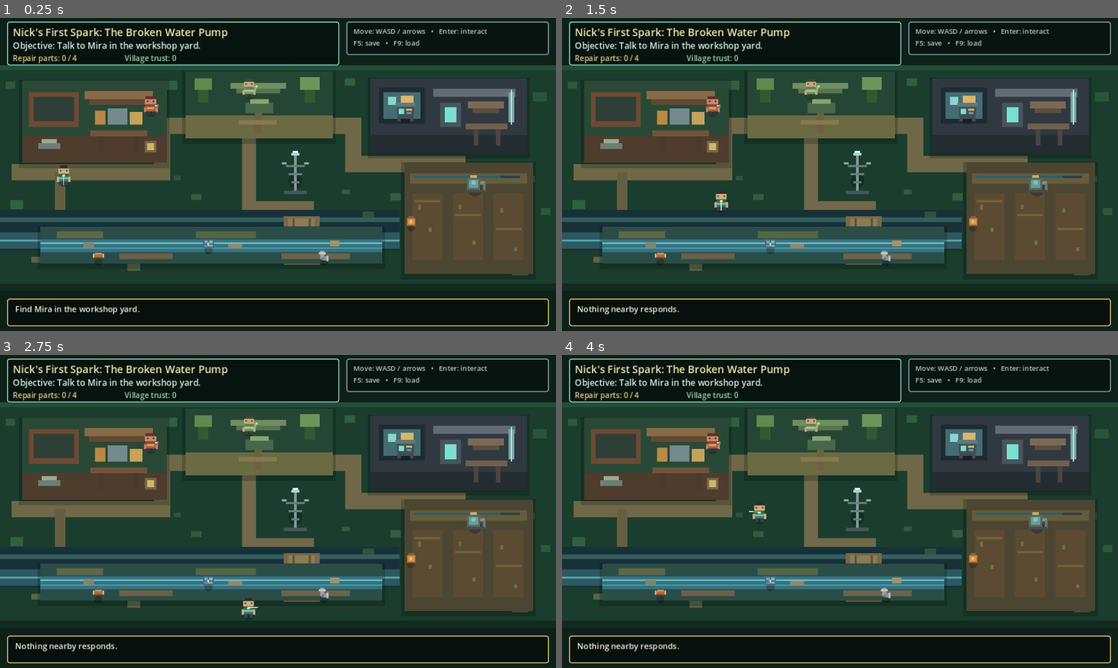
Above: before the commit, frames 1-4 (two rows, left to right).
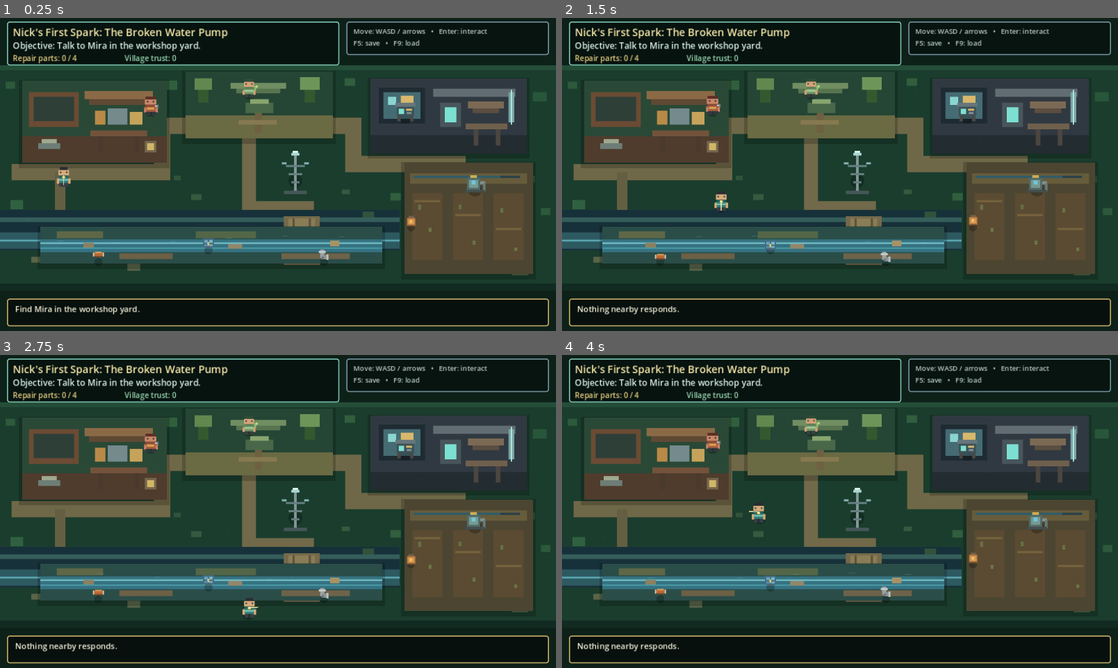
Above: after the commit, the same moments.

Repository: ndrorchestration/nick-luminous-valley
Game: Godot game, scene res://scenes/world/main.tscn
The game is run twice, just before and just after one commit, with the same random seed, the same clock (stepped at 60 frames per second) and the same inputs.
Inputs:
- Up to frame 1 (0.25 s): no input
- Up to frame 2 (1.5 s): tap Enter at 0.5, 0.6, 1.35 s; hold Right (ui_right) 0.53-1.28 s; tap Space at 0.77 s; hold Down (ui_down) from 1.28 s (still down)
- Up to frame 3 (2.75 s): tap Space at 1.52 s; release Down (ui_down) at 2.03 s; hold Right (ui_right) from 2.03 s (still down); tap Enter at 2.1 s
- Up to frame 4 (4 s): release Right (ui_right) at 2.78 s; hold Up (ui_up) 2.78-3.53 s; tap Enter at 2.85, 3.6 s; tap Space at 3.02, 3.77 s; hold Left (ui_left) from 3.53 s (still down)

The runs differ from the first frame. In frame 1, 0.2% of the frame differs, in the area x 10-62%, y 24-78%; in frame 2, 0.2%; in frame 3, 0.2%; in frame 4, 0.2%, in the area x 16-75%, y 20-78%.

Commit message:
feat: add deterministic field motion and atmosphere

Diff:
--- a/scripts/world/world_renderer.gd
+++ b/scripts/world/world_renderer.gd
@@ -2,6 +2,7 @@
 
 const ASSET_MANIFEST_PATH := "res://data/visual_assets.json"
 const ASSET_CATALOG = preload("res://scripts/world/asset_catalog.gd")
+const MOTION_PROFILE_VERSION := 1
 
 var points: Array = []
 var inventory: Dictionary = {}
@@ -12,6 +13,7 @@
 var elapsed := 0.0
 var nearest_id := ""
 
+var motion_enabled := true
 var asset_manifest: Dictionary = {}
 var asset_textures: Dictionary = {}
 
@@ -55,12 +57,31 @@
 func _slot_texture(slot_id: String) -> Texture2D:
 	return asset_textures.get(slot_id, null)
 
-func _draw_slot(slot_id: String, center: Vector2, fallback_size: Vector2) -> bool:
+func _motion_phase(slot_id: String) -> float:
+	return deg_to_rad(float(abs(slot_id.hash()) % 360))
+
+func _motion_offset(slot_id: String, source_facing: Vector2, time_value: float) -> Vector2:
+	if not motion_enabled:
+		return Vector2.ZERO
+
+	var phase := _motion_phase(slot_id)
+	if slot_id == "player":
+		var direction := source_facing.normalized() if source_facing.length() > 0.001 else Vector2.DOWN
+		return direction * 1.5 + Vector2(0, sin(time_value * 8.0) * 1.4)
+	if slot_id in ["mira", "sora"]:
+		return Vector2(0, sin(time_value * 2.4 + phase) * 0.8)
+	if slot_id in ["wire", "solar", "pipe", "resin"]:
+		return Vector2(0, sin(time_value * 3.3 + phase) * 2.2)
+	if slot_id == "tower" and stage >= 5:
+		return Vector2(0, sin(time_value * 4.0) * 0.7)
+	return Vector2.ZERO
+
+func _draw_slot(slot_id: String, center: Vector2, fallback_size: Vector2, offset := Vector2.ZERO) -> bool:
 	var texture := _slot_texture(slot_id)
 	if texture == null:
 		return false
 	var size := ASSET_CATALOG.size_from_entry(_slot_entry(slot_id), fallback_size)
-	var rect := Rect2(center - size * 0.5, size)
+	var rect := Rect2(center + offset - size * 0.5, size)
 	draw_texture_rect(texture, rect, false)
 	return true
 
@@ -87,6 +108,32 @@
 
 func _draw_entity_shadow(pos: Vector2, radius: float) -> void:
 	draw_circle(pos + Vector2(0, 11), radius, Color(0, 0, 0, 0.24))
+
+func _draw_atmosphere() -> void:
+	if not motion_enabled:
+		return
+
+	for i in range(9):
+		var mote_x := 34.0 + fposmod(float(i * 113) + elapsed * 7.0, 892.0)
+		var mote_y := 116.0 + fposmod(float(i * 67) + sin(elapsed * 0.8 + float(i)) * 18.0, 320.0)
+		var mote_alpha := 0.025 + 0.025 * (0.5 + 0.5 * sin(elapsed * 1.7 + float(i)))
+		draw_circle(Vector2(mote_x, mote_y), 1.2, Color(0.82, 0.96, 0.84, mote_alpha))
+
+	for i in range(6):
+		var glint_x := 92.0 + fposmod(float(i * 97) + elapsed * 28.0, 540.0)
+		var glint_y := 382.0 + sin(elapsed * 2.0 + float(i)) * 6.0
+		draw_line(Vector2(glint_x, glint_y), Vector2(glint_x + 11.0, glint_y), Color(0.55, 0.90, 0.96, 0.16), 1.0)
+
+	if world_changed:
+		for i in range(8):
+			var garden_x := 716.0 + fposmod(float(i * 31) + elapsed * 10.0, 184.0)
+			var garden_y := 300.0 + fposmod(float(i * 47) - elapsed * 8.0, 116.0)
+			var pulse := 0.08 + 0.07 * (0.5 + 0.5 * sin(elapsed * 2.3 + float(i)))
+			draw_circle(Vector2(garden_x, garden_y), 1.6, Color(0.72, 1.0, 0.66, pulse))
+
+	if stage >= 5:
+		var sweep := 455.0 + fposmod(elapsed * 46.0, 110.0)
+		draw_line(Vector2(sweep, 112), Vector2(sweep + 18.0, 112), Color(0.68, 0.98, 1.0, 0.12), 1.0)
 
 func _draw() -> void:
 	draw_rect(Rect2(0, 0, 960, 540), Color("0e2119"))
@@ -124,6 +171,8 @@
 		var water_color := Color("6fc7dd") if world_changed else Color("315c68")
 		draw_line(Vector2(720, 286), Vector2(900, 286), water_color, 5.0 if world_changed else 2.0)
 
+	_draw_atmosphere()
+
 	if world_changed:
 		var shimmer := 3.0 + sin(elapsed * 5.0) * 1.5
 		draw_circle(Vector2(820, 285), 21.0 + shimmer, Color(0.3, 0.75, 0.85, 0.10))
@@ -148,7 +197,8 @@
 		if nearest_id == point_id:
 			draw_circle(point.pos, 24.0 + sin(elapsed * 6.0), Color(0.78, 1.0, 0.9, 0.10))
 
-		var used_asset := _draw_slot(point_id, point.pos, Vector2(32, 32))
+		var point_offset := _motion_offset(point_id, Vector2.ZERO, elapsed)
+		var used_asset := _draw_slot(point_id, point.pos, Vector2(32, 32), point_offset)
 		if used_asset:
 			continue
 
@@ -159,9 +209,10 @@
 			color = Color("e7cb70")
 		elif point.kind == "station":
 			color = Color("88b6e6")
-		draw_circle(point.pos, 10.0, color)
+		draw_circle(point.pos + point_offset, 10.0, color)
 
 	_draw_entity_shadow(player_position, 11.0)
-	if not _draw_slot("player", player_position, Vector2(42, 42)):
-		draw_circle(player_position, 12.0, Color("f4d66e"))
+	var player_offset := _motion_offset("player", facing, elapsed)
+	if not _draw_slot("player", player_position, Vector2(42, 42), player_offset):
+		draw_circle(player_position + player_offset, 12.0, Color("f4d66e"))
 	draw_line(player_position + Vector2(0, 1), player_position + facing * 18.0, Color(1.0, 0.96, 0.70, 0.72), 2.0)
